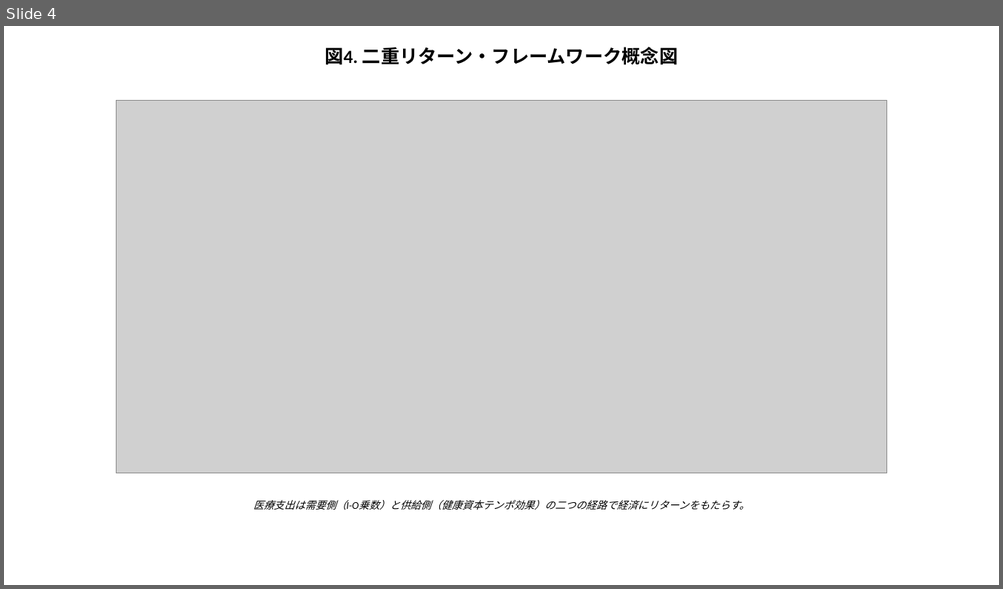
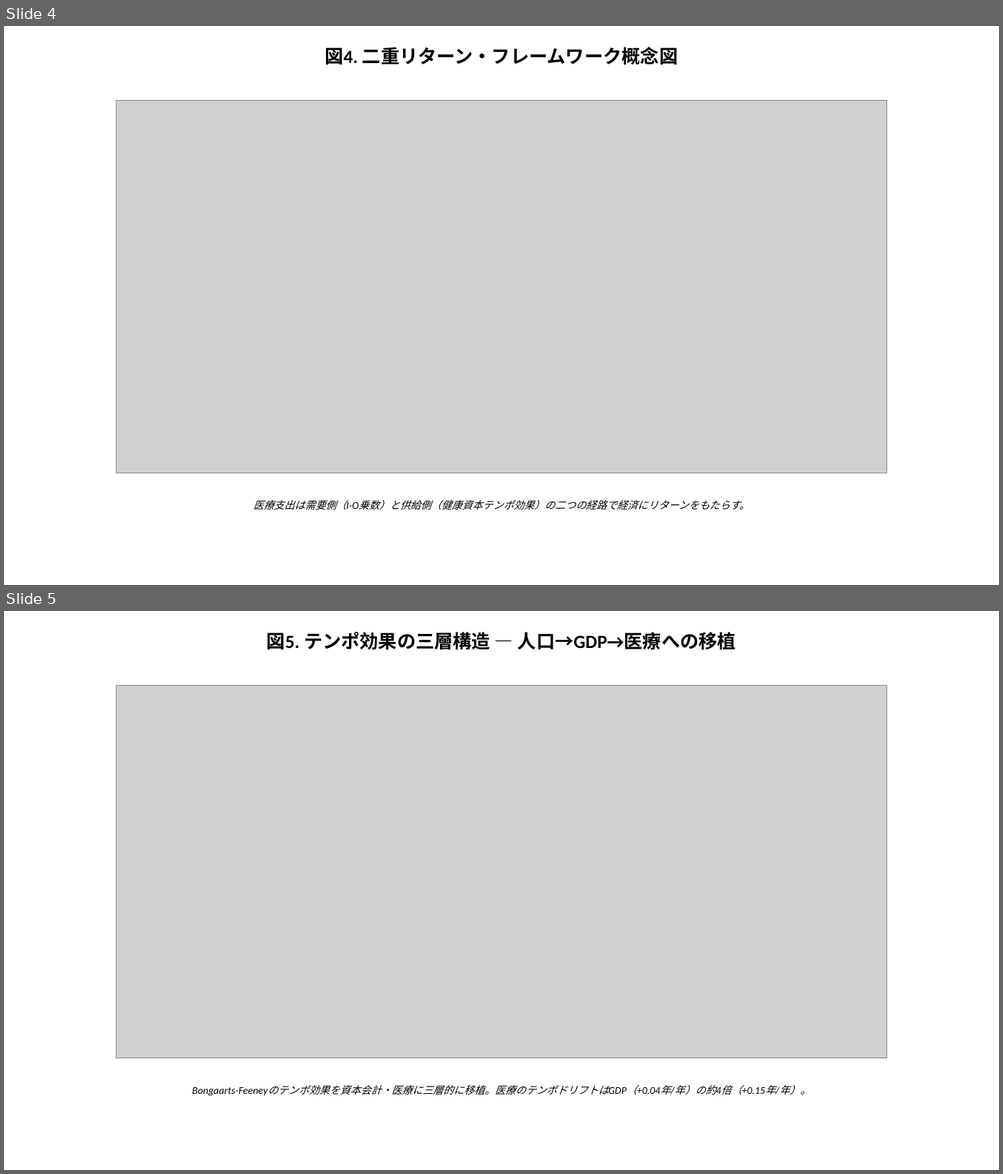
Before and after one commit to bougtoir/kotha-rct-decomposition, a slide deck: healthcare_economic_effect/output/pptx/Healthcare_Economic_Effect_Figures_JA.pptx. Shown one above the other, each under a label of ours: slide 4 before the commit, slides 4 and 5 after it. The pictures are 1003x589 and 1003x1174 pixels, drawn with LibreOffice and Linux fonts; fonts in the diff are those of the drawing; grey boxes stand for pictures. Boxes give left, top, right and bottom in pixels: in the first picture for what was removed or moved away, otherwise in the second. Text is boxed around its words. In the diff, an @@ line names an element or a change of style, - is before the commit and + after.

```diff
--- a/healthcare_economic_effect/output/pptx/Healthcare_Economic_Effect_Figures_JA.pptx
+++ b/healthcare_economic_effect/output/pptx/Healthcare_Economic_Effect_Figures_JA.pptx
@@ slide 5 added at (4,611,999,1170), background #FFFFFF @@
@@ text added at (267,632,736,650), 18 pt, text #000000, bold @@
+図5. テンポ効果の三層構造 — 人口→GDP→医療への移植
@@ picture added at (116,686,887,1059) @@
@@ text added at (192,1085,811,1096), 10 pt, text #000000, italic @@
+Bongaarts-Feeneyのテンポ効果を資本会計・医療に三層的に移植。医療のテンポドリフトはGDP（+0.04年/年）の約4倍（+0.15年/年）。
```
Also in this commit, not shown: 12 other files.
